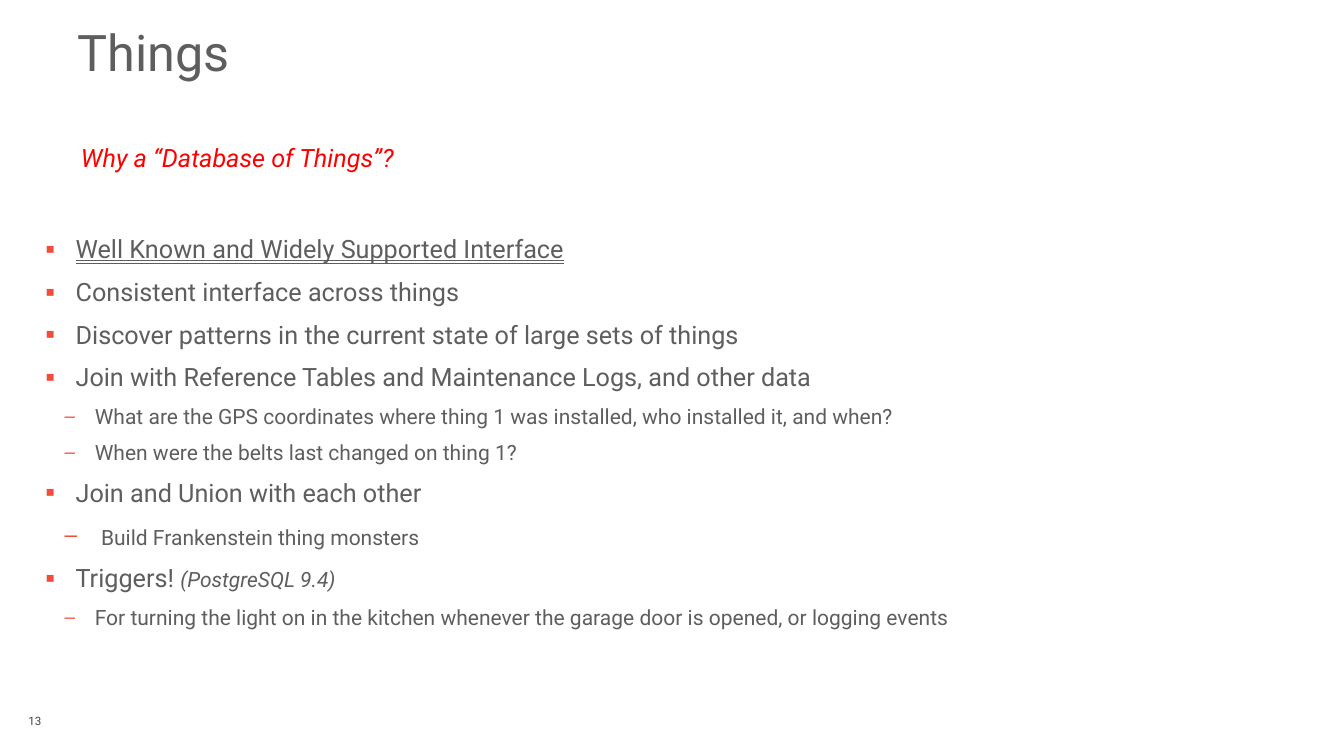
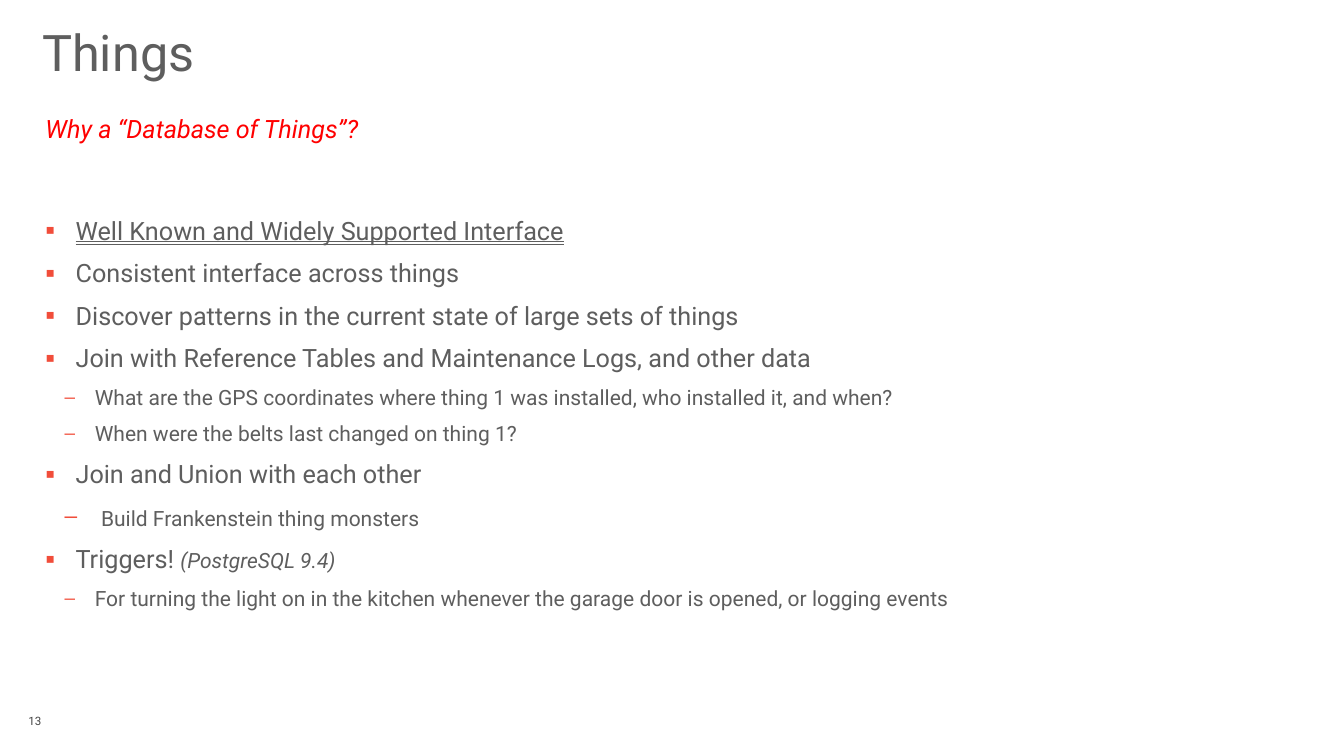
Before and after one commit to rotten/hue-multicorn-postgresql-fdw, a slide deck: slide 13 of extra/Database_Of_Things_PGConf_US_2015.pptx. Drawn at 1344x756 pixels with LibreOffice and Linux fonts; fonts in the diff are those of the drawing; background and template pictures are left out. Boxes give left, top, right and bottom in pixels: in the first picture for what was removed or moved away, otherwise in the second. Text is boxed around its words. In the diff, an @@ line names an element or a change of style, - is before the commit and + after.

```diff
--- a/extra/Database_Of_Things_PGConf_US_2015.pptx
+++ b/extra/Database_Of_Things_PGConf_US_2015.pptx
@@ title "Things": place and size @@
-title "Things" at (78, 33, 230, 82)
+title "Things" at (42, 33, 194, 82)
@@ text "Why a “Database of Things”?": place and size @@
-text "Why a “Database of Things”?" at (81, 148, 393, 173)
+text "Why a “Database of Things”?" at (45, 119, 358, 144)
@@ text "Well Known and Widely Supported ...": place and size @@
-text "Well Known and Widely Supported ..." at (76, 239, 948, 630)
+text "Well Known and Widely Supported ..." at (76, 221, 948, 611)
```
Also in this commit, not shown: 4 other slides changed, 10 slides added, 1 slide removed, 5 other files.
